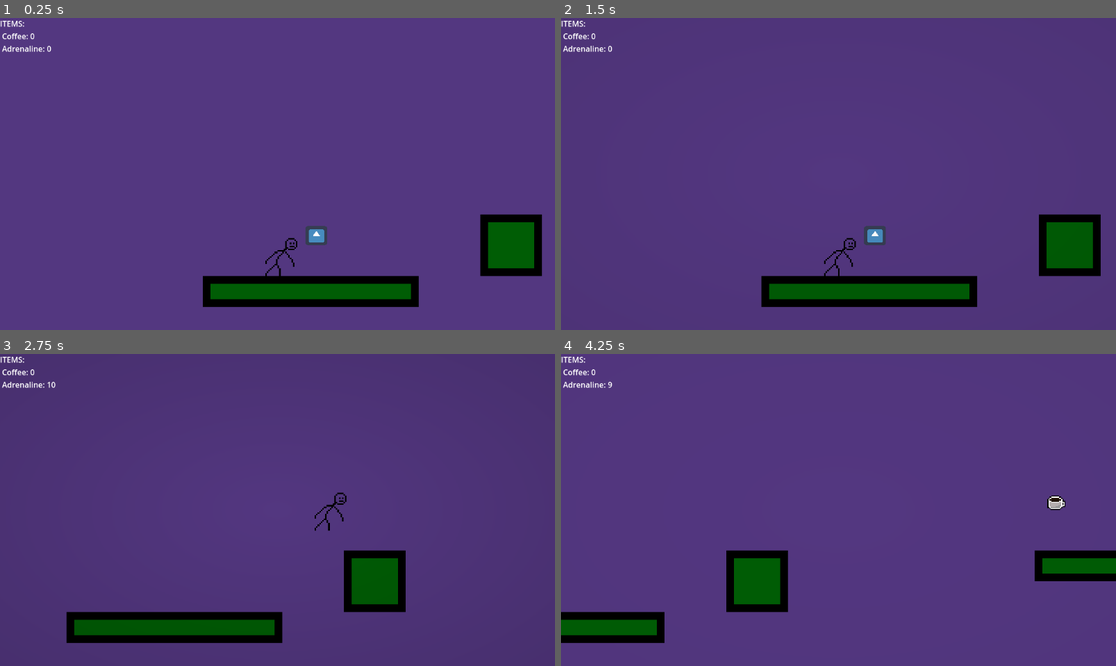
Above: before the commit, frames 1-4 (two rows, left to right).
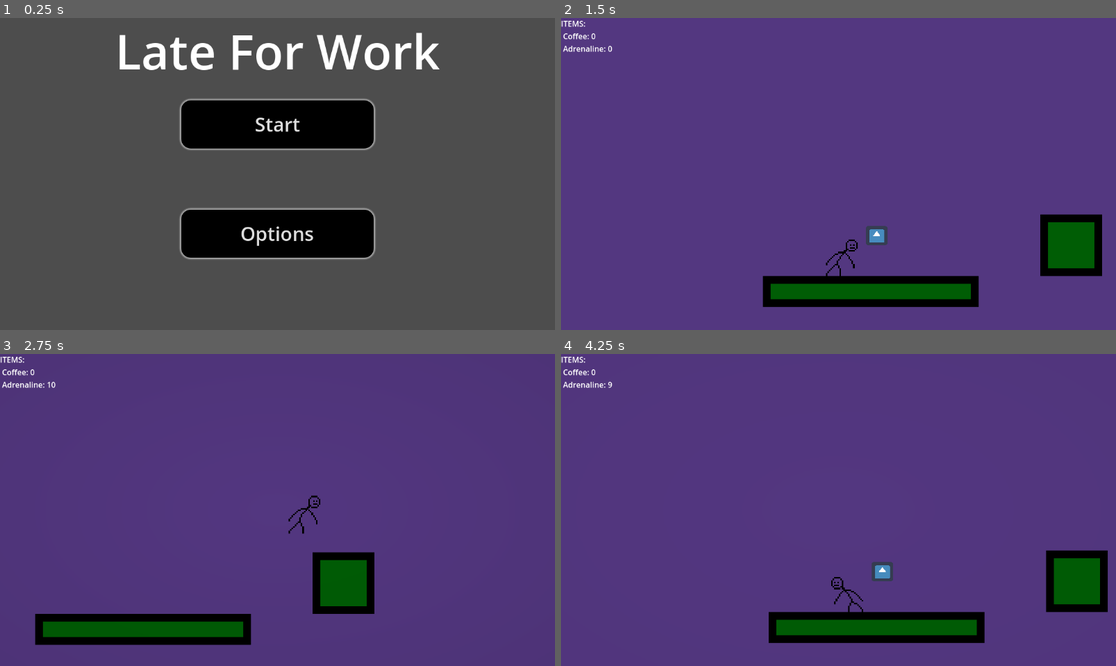
Above: after the commit, the same moments.

Repository: Varun-Ganeshkumar/Late-For-Work
Game: Godot game, scene res://scenes/main_menu.tscn
Two runs of this game, one before a commit and one after it. Both use one fixed random seed, a clock stepped at 60 frames per second and the inputs below. Before the commit the project starts from res://scenes/level_1.tscn. The engine's default icon, where the game draws it, is replaced by a stand-in: a white triangle on a blue panel in a dark square.
Inputs (mouse positions are in pixels of both pictures, inside the frame that each line leads up to):
- Up to frame 1 (0.25 s): no input
- Up to frame 2 (1.5 s): click (838, 233) at 0.5 s, where only the run after the commit has a clickable "Options"; click (838, 124) at 1.25 s, where only the run after the commit has a clickable "Start"
- Up to frame 3 (2.75 s): tap Enter at 2 s; hold Right (right) from 2.03 s (still down); tap Q (coffee) at 2.1 s; tap Space (jump) at 2.27 s
- Up to frame 4 (4.25 s): tap E (slow) at 2.85 s; tap Space (jump) at 3.02 s; release Right (right) at 3.53 s; hold Left (left) from 3.53 s (still down); tap Q (coffee) at 3.6 s

The runs differ from the first frame. In frame 1, 100% of the frame differs, in the area x 0-100%, y 0-100%; in frame 2, 0.5%; in frame 3, 5.2%; in frame 4, 10%.

Commit message:
Developed Main Menu
Currently only start is functional, and more designs will need to be added later.

Diff:
--- a/project.godot
+++ b/project.godot
@@ -11,7 +11,7 @@
 [application]
 
 config/name="Late For Work"
-run/main_scene="res://scenes/level_1.tscn"
+run/main_scene="uid://dq5msxt5cekxs"
 config/features=PackedStringArray("4.4", "GL Compatibility")
 config/icon="res://addons/icon.svg"
 
@@ -67,6 +67,10 @@
 ]
 }
 
+[physics]
+
+common/physics_interpolation=true
+
 [rendering]
 
 textures/canvas_textures/default_texture_filter=0
--- /dev/null
+++ b/scenes/main_menu.tscn
@@ -0,0 +1,112 @@
+[gd_scene load_steps=8 format=3 uid="uid://dq5msxt5cekxs"]
+
+[ext_resource type="Script" uid="uid://c08cd4kdn0xl" path="res://scripts/start_button.gd" id="1_l6cm7"]
+
+[sub_resource type="StyleBoxFlat" id="StyleBoxFlat_l6cm7"]
+bg_color = Color(0.415686, 0.415686, 0.415686, 1)
+corner_radius_top_left = 20
+corner_radius_top_right = 20
+corner_radius_bottom_right = 20
+corner_radius_bottom_left = 20
+
+[sub_resource type="StyleBoxFlat" id="StyleBoxFlat_wu84c"]
+bg_color = Color(0.243137, 0.243137, 0.243137, 1)
+corner_radius_top_left = 20
+corner_radius_top_right = 20
+corner_radius_bottom_right = 20
+corner_radius_bottom_left = 20
+
+[sub_resource type="StyleBoxFlat" id="StyleBoxFlat_ekxnf"]
+bg_color = Color(0, 0, 0, 1)
+corner_radius_top_left = 20
+corner_radius_top_right = 20
+corner_radius_bottom_right = 20
+corner_radius_bottom_left = 20
+shadow_color = Color(1, 1, 1, 0.6)
+shadow_size = 5
+
+[sub_resource type="StyleBoxFlat" id="StyleBoxFlat_8ln24"]
+bg_color = Color(0.415686, 0.415686, 0.415686, 1)
+corner_radius_top_left = 20
+corner_radius_top_right = 20
+corner_radius_bottom_right = 20
+corner_radius_bottom_left = 20
+
+[sub_resource type="StyleBoxFlat" id="StyleBoxFlat_rtw2f"]
+bg_color = Color(0.227451, 0.227451, 0.227451, 1)
+corner_radius_top_left = 20
+corner_radius_top_right = 20
+corner_radius_bottom_right = 20
+corner_radius_bottom_left = 20
+
+[sub_resource type="StyleBoxFlat" id="StyleBoxFlat_bqqt6"]
+bg_color = Color(0, 0, 0, 1)
+corner_radius_top_left = 20
+corner_radius_top_right = 20
+corner_radius_bottom_right = 20
+corner_radius_bottom_left = 20
+shadow_color = Color(1, 1, 1, 0.6)
+shadow_size = 5
+
+[node name="Menu" type="Control"]
+layout_mode = 3
+anchors_preset = 15
+anchor_right = 1.0
+anchor_bottom = 1.0
+grow_horizontal = 2
+grow_vertical = 2
+
+[node name="CanvasLayer" type="CanvasLayer" parent="."]
+
+[node name="StartButton" type="Button" parent="CanvasLayer"]
+anchors_preset = 8
+anchor_left = 0.5
+anchor_top = 0.5
+anchor_right = 0.5
+anchor_bottom = 0.5
+offset_left = -200.0
+offset_top = -153.0
+offset_right = 200.0
+offset_bottom = -53.0
+grow_horizontal = 2
+grow_vertical = 2
+theme_override_font_sizes/font_size = 40
+theme_override_styles/hover_pressed = SubResource("StyleBoxFlat_l6cm7")
+theme_override_styles/hover = SubResource("StyleBoxFlat_wu84c")
+theme_override_styles/normal = SubResource("StyleBoxFlat_ekxnf")
+text = "Start"
+script = ExtResource("1_l6cm7")
+
+[node name="OptionsButton" type="Button" parent="CanvasLayer"]
+anchors_preset = 8
+anchor_left = 0.5
+anchor_top = 0.5
+anchor_right = 0.5
+anchor_bottom = 0.5
+offset_left = -200.0
+offset_top = 74.0
+offset_right = 200.0
+offset_bottom = 174.0
+grow_horizontal = 2
+grow_vertical = 2
+theme_override_font_sizes/font_size = 40
+theme_override_styles/hover_pressed = SubResource("StyleBoxFlat_8ln24")
+theme_override_styles/hover = SubResource("StyleBoxFlat_rtw2f")
+theme_override_styles/normal = SubResource("StyleBoxFlat_bqqt6")
+text = "Options"
+
+[node name="Label" type="Label" parent="CanvasLayer"]
+anchors_preset = 5
+anchor_left = 0.5
+anchor_right = 0.5
+offset_left = -567.5
+offset_right = 567.5
+offset_bottom = 137.0
+grow_horizontal = 2
+theme_override_constants/shadow_outline_size = 0
+theme_override_font_sizes/font_size = 100
+text = "Late For Work"
+horizontal_alignment = 1
+vertical_alignment = 1
+
+[connection signal="pressed" from="CanvasLayer/StartButton" to="CanvasLayer/StartButton" method="_on_pressed"]
--- /dev/null
+++ b/scripts/start_button.gd
@@ -0,0 +1,6 @@
+extends Button
+
+
+
+func _on_pressed() -> void:
+	get_tree().change_scene_to_file("res://scenes/level_1.tscn")
Not shown, added: scripts/start_button.gd.uid
